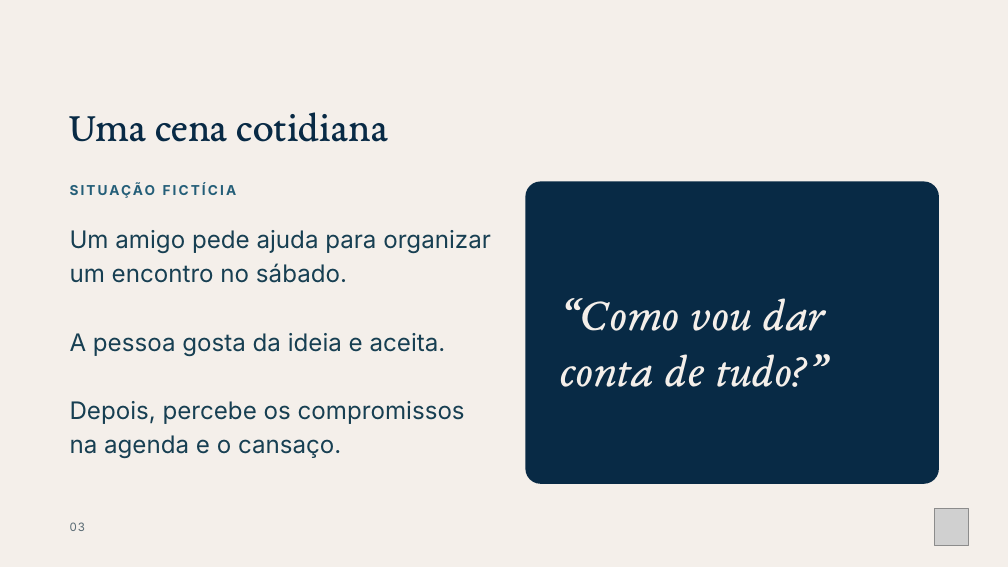
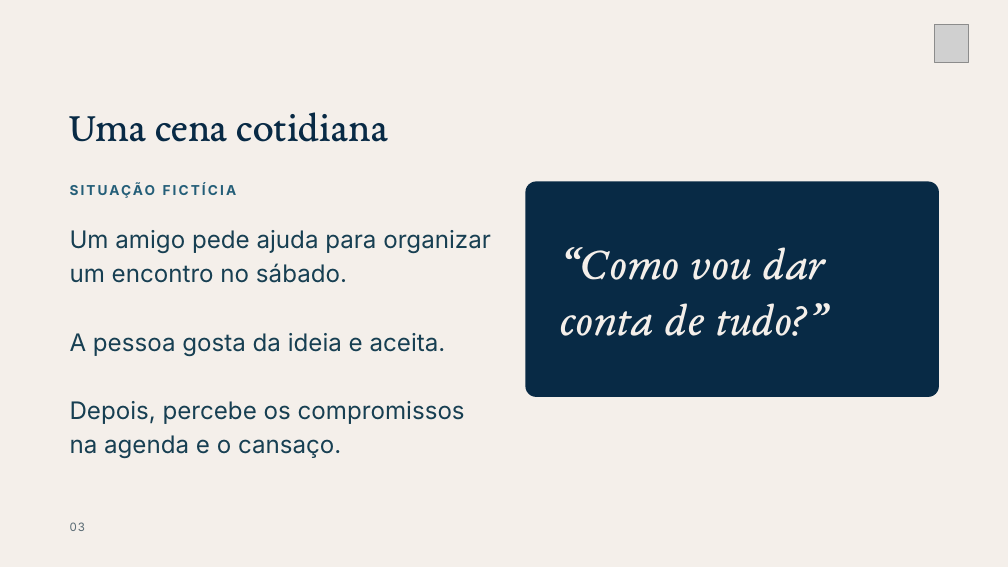
Before and after one commit to fabianodeliberalli/base-cognitiva-vault, a slide deck: slide 3 of 70 - Produções/Cursos/Curso - Nome Provisório/Materiais/Módulo 0/TSH · M0.2 · Como usar os materiais - padronizado.pptx. Drawn at 1008x567 pixels with LibreOffice and Linux fonts; fonts in the diff are those of the drawing; grey boxes stand for pictures. Boxes give left, top, right and bottom in pixels: in the first picture for what was removed or moved away, otherwise in the second. Text is boxed around its words. In the diff, an @@ line names an element or a change of style, - is before the commit and + after.

```diff
--- a/70 - Produções/Cursos/Curso - Nome Provisório/Materiais/Módulo 0/TSH · M0.2 · Como usar os materiais - padronizado.pptx
+++ b/70 - Produções/Cursos/Curso - Nome Provisório/Materiais/Módulo 0/TSH · M0.2 · Como usar os materiais - padronizado.pptx
@@ picture: place and size @@
-picture at bbox=[935, 508, 969, 546]
+picture at bbox=[935, 24, 969, 62]
@@ rounded rectangle: place and size @@
-rounded rectangle at bbox=[526, 181, 939, 484]
+rounded rectangle at bbox=[526, 181, 939, 397]
@@ text "“Como vou dar conta de ...": place and size @@
-text "“Como vou dar conta de ..." at bbox=[559, 298, 826, 387]
+text "“Como vou dar conta de ..." at bbox=[559, 247, 826, 336]
```
Also in this commit, not shown: 14 other slides changed, 27 other files.
